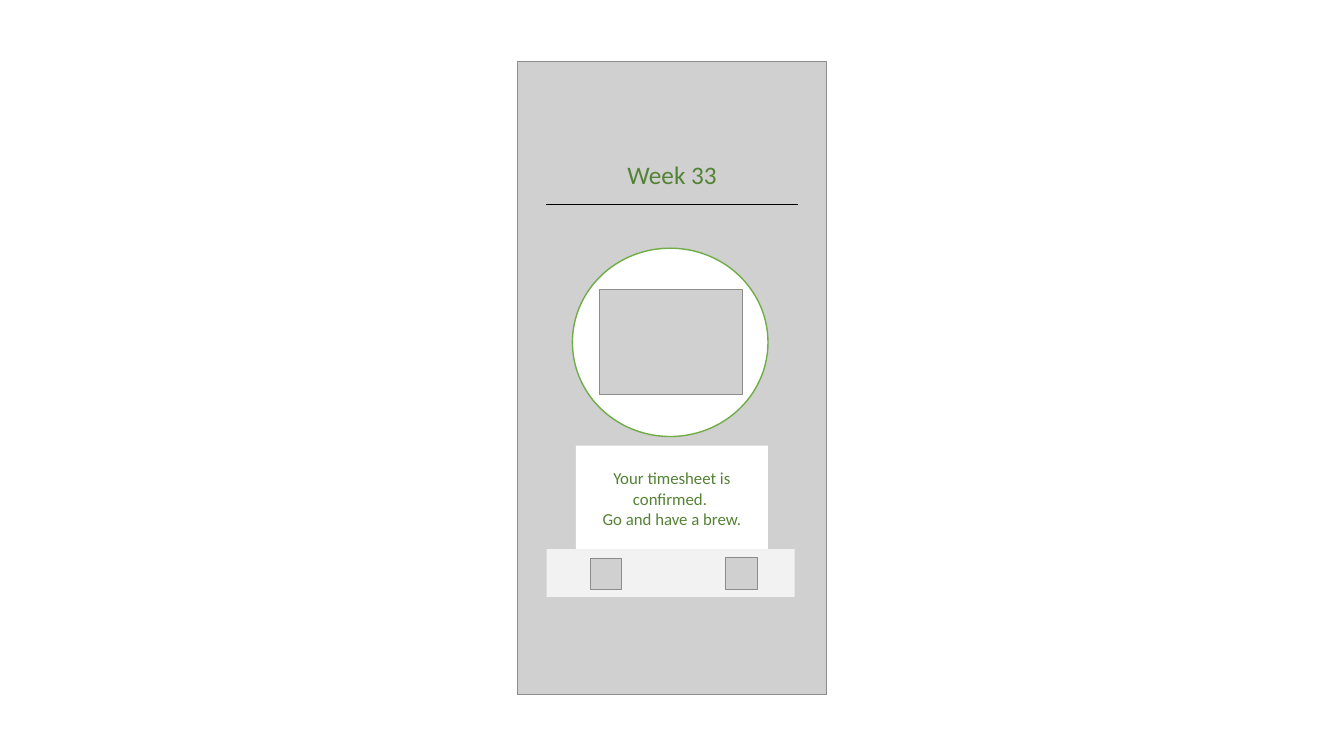
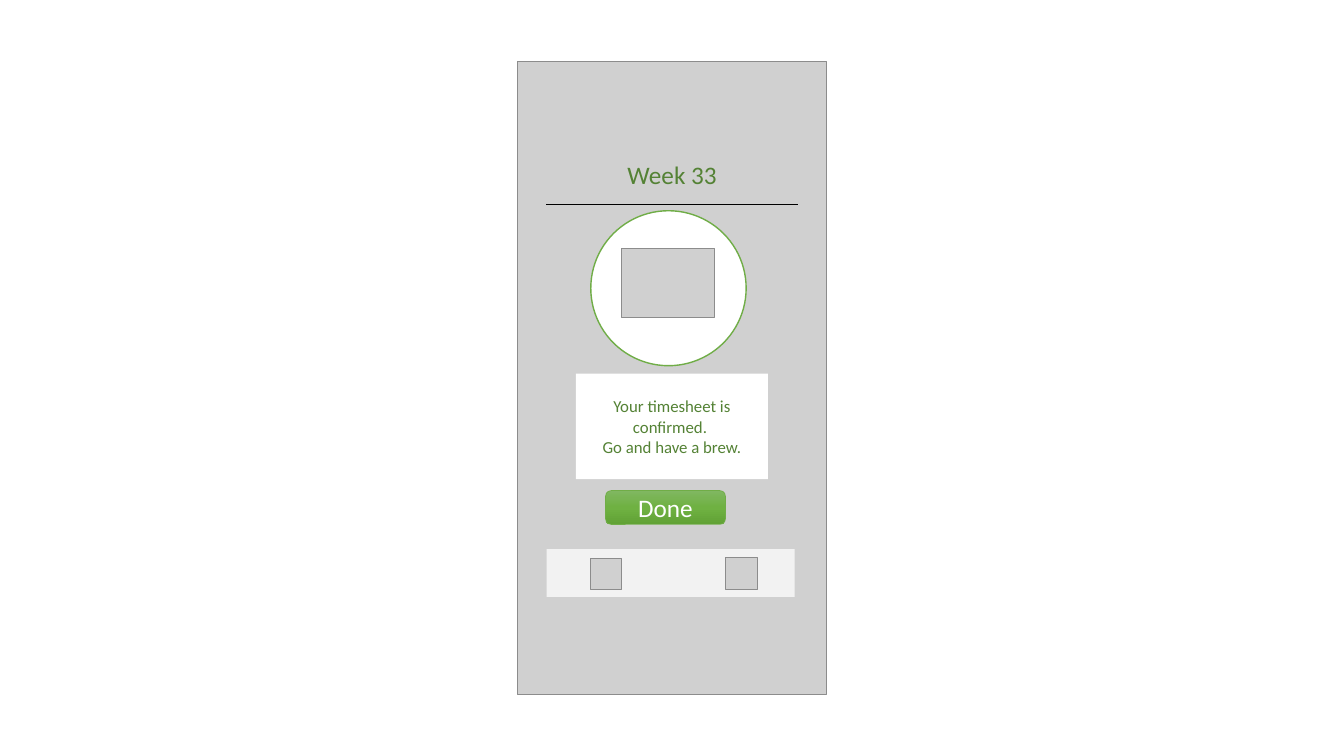
Before and after one commit to ishankalakshan/did-Mobile, a slide deck: slide 10 of MockUps/ThisIsWhatIDIDMobileApp-v2.pptx. Drawn at 1344x756 pixels with LibreOffice and Linux fonts; fonts in the diff are those of the drawing; grey boxes stand for pictures. Boxes give left, top, right and bottom in pixels: in the first picture for what was removed or moved away, otherwise in the second. Text is boxed around its words. In the diff, an @@ line names an element or a change of style, - is before the commit and + after.

```diff
--- a/MockUps/ThisIsWhatIDIDMobileApp-v2.pptx
+++ b/MockUps/ThisIsWhatIDIDMobileApp-v2.pptx
@@ ellipse: place and size @@
-ellipse at box(573, 248, 768, 437)
+ellipse at box(591, 211, 746, 366)
@@ picture: place and size @@
-picture at box(600, 289, 742, 395)
+picture at box(622, 248, 715, 317)
@@ rectangle "Your timesheet is confirmed.": place and size @@
-rectangle "Your timesheet is confirmed." at box(576, 446, 768, 552)
+rectangle "Your timesheet is confirmed." at box(576, 374, 768, 480)
@@ rounded rectangle added at box(606, 491, 726, 525), fill gradient #81B861 to #6FB242 to #62A336, outline #70AD47 0.5 pt, 18 pt, text #FFFFFF @@
+Done
```
Also in this commit, not shown: 2 slides added, 10 other files.
